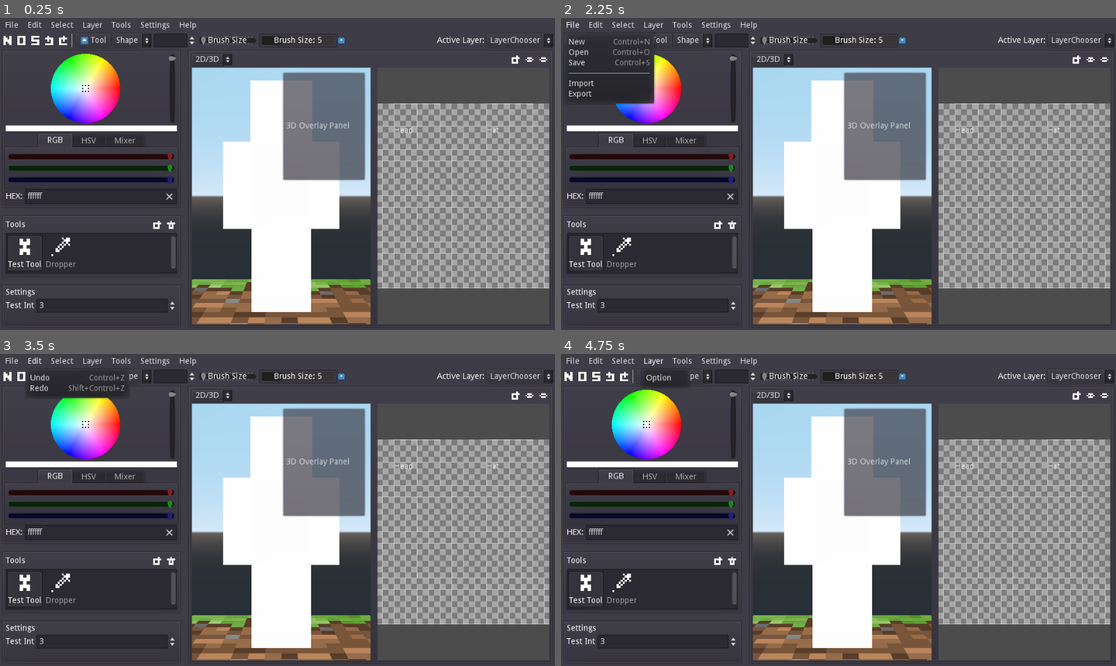
Above: before the commit, frames 1-4 (two rows, left to right).
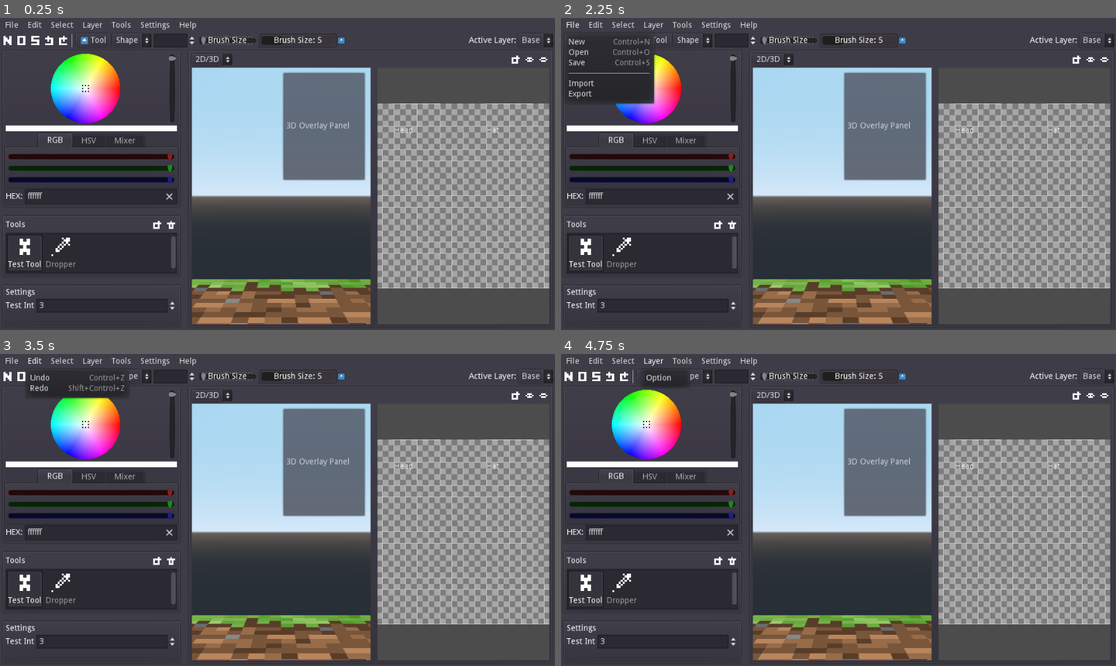
Above: after the commit, the same moments.

Repository: tianer2820/BetterSkin2
Game: Godot game, scene res://assets/gui_root.tscn
Same seed, same stepped clock (60 frames per second), same inputs: the game is played once before the commit and once after it. The engine's default icon, where the game draws it, is replaced by a stand-in: a white triangle on a blue panel in a dark square.
Inputs (mouse positions are in pixels of both pictures, inside the frame that each line leads up to):
- Up to frame 1 (0.25 s): no input
- Up to frame 2 (2.25 s): click (566, 39) at 0.5 s; click (566, 39) at 1.25 s; click "File" at 2 s
- Up to frame 3 (3.5 s): click "Edit" at 2.75 s
- Up to frame 4 (4.75 s): click "Select" at 3.5 s; click "Layer" at 4.25 s

The runs differ from the first frame. In frame 1, 9.5% of the frame differs, in the area x 40-98%, y 5-95%; in frame 2, 9.5%; in frame 3, 9.5%; in frame 4, 9.5%.
Error before the commit: Compile Error: Using own name in class file is not allowed (creates a cyclic reference) (res://scripts/skin_document/skin_document.gd:42)

Commit message:
Let SkinDocument static funcs load skin regions from json files

Diff:
--- a/scripts/document_manager.gd
+++ b/scripts/document_manager.gd
@@ -48,7 +48,8 @@
 
 func _ready() -> void:
 	# test code
-	self.active_skin = SkinDocument.new(SkinDocument.TYPE_STEVE)
+#	self.active_skin = SkinDocument.new(SkinDocument.TYPE_STEVE)
+	self.active_skin = SkinDocument.create_steve()
 
 
 
--- /dev/null
+++ b/scripts/skin_document/region_formats/steve.json
@@ -0,0 +1,6 @@
+[
+    {
+        "name": "Head.F",
+        "rect": [8, 8, 8, 8]
+    }
+]
--- a/scripts/skin_document/skin_document.gd
+++ b/scripts/skin_document/skin_document.gd
@@ -39,9 +39,29 @@
 """
 
 static func create_steve():
-	var skin = SkinDocument.new(TYPE_STEVE, 64)
+	var skin_document_class = load("res://scripts/skin_document/skin_document.gd") as GDScript
+	var skin = skin_document_class.new(TYPE_STEVE, 64)
+
+	# load regions data from json
+	var file = File.new()
+	file.open("res://scripts/skin_document/region_formats/steve.json", File.READ)
+	var text = file.get_as_text()
+	var p = JSON.parse(text)
+	if typeof(p.result) != TYPE_ARRAY:
+		push_error("Unexpected json parse results.")
+	# set region values
+	for obj in p.result:
+		var region: SkinRegion = SkinRegion.new()
+		region.name = obj["name"]
+		var rect = obj["rect"]
+		region.rect = Rect2(rect[0], rect[1], rect[2], rect[3])
+		skin.regions.append(region)
+
 	return skin
 
+
 static func create_alex():
-	var skin = SkinDocument.new(TYPE_ALEX, 64)
+	var skin_document_class = load("res://scripts/skin_document/skin_document.gd") as GDScript
+	var skin = skin_document_class.new(TYPE_ALEX, 64)
+
 	return skin
